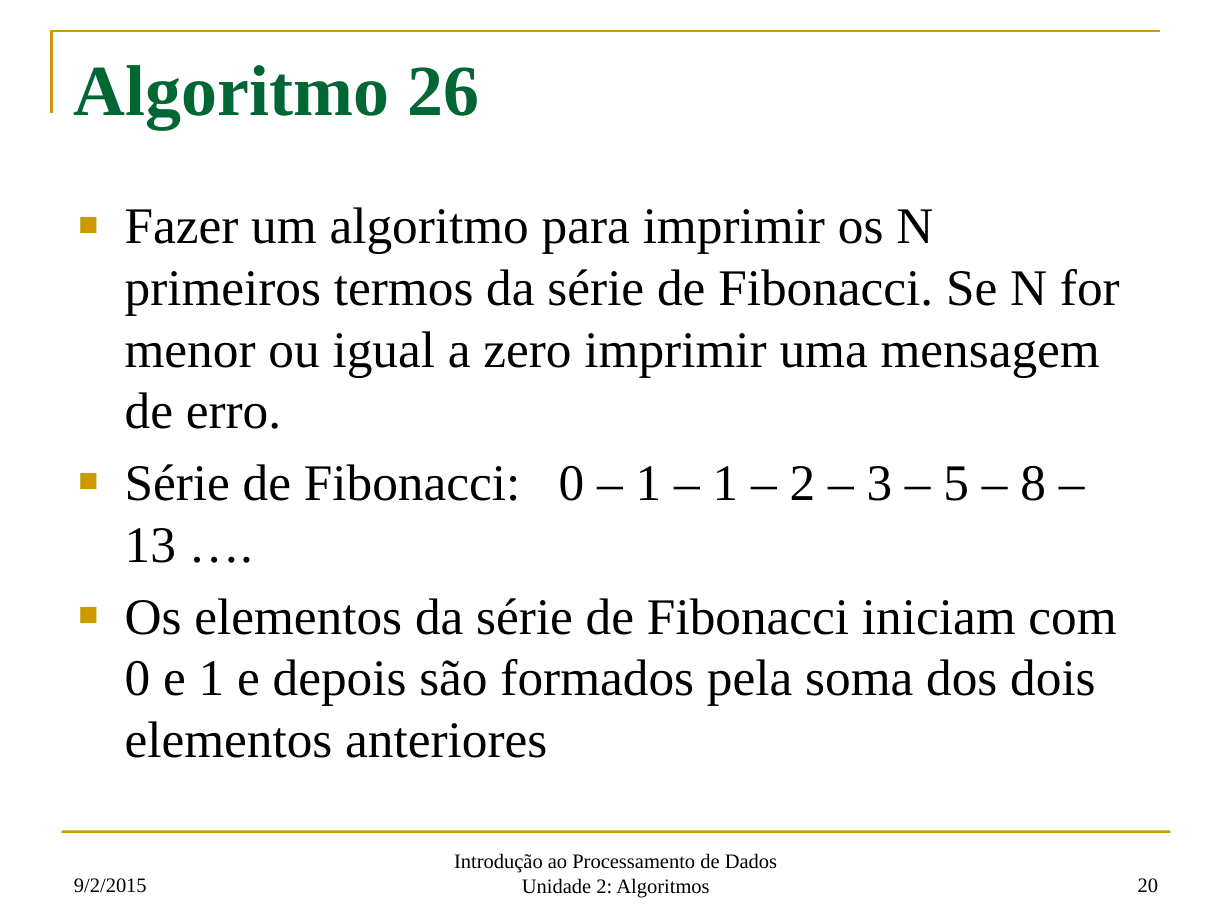
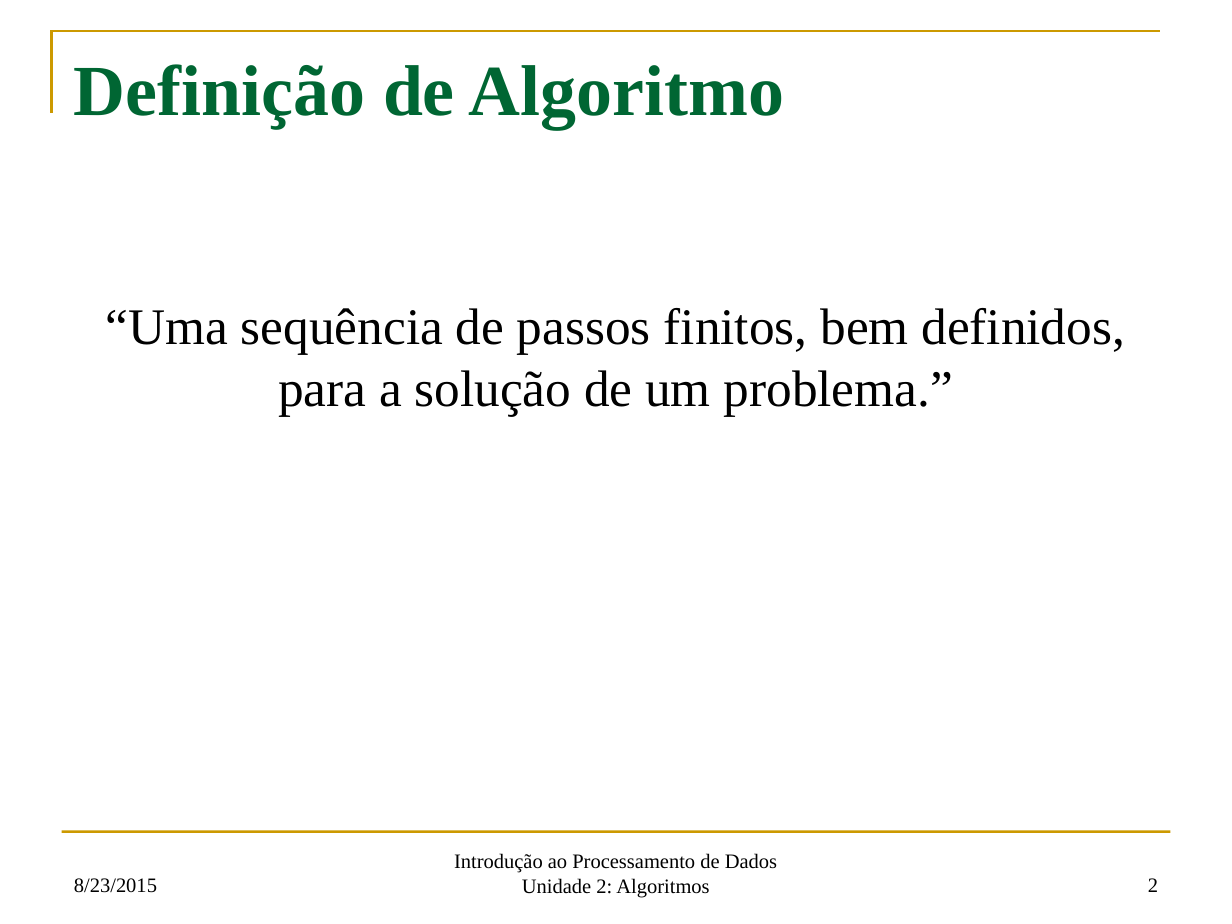
Before and after one commit to fsantanna-uerj/IPD, a slide deck: slide 2 of oficial/ipd-03.pptx (slide 20 before the commit). Drawn at 1232x924 pixels with LibreOffice and Linux fonts; fonts in the diff are those of the drawing. Boxes give left, top, right and bottom in pixels: in the first picture for what was removed or moved away, otherwise in the second. Text is boxed around its words. In the diff, an @@ line names an element or a change of style, - is before the commit and + after.

```diff
--- a/oficial/ipd-03.pptx
+++ b/oficial/ipd-03.pptx
@@ title at bbox=[74, 64, 784, 129]: text changed @@
-Algoritmo 26
+Definição de Algoritmo
@@ text removed at bbox=[125, 207, 1120, 758] @@
-■ Fazer um algoritmo para imprimir os N primeiros termos da série de Fibonacci. Se N for menor ou igual a zero imprimir uma mensagem de erro.
-■ Série de Fibonacci: 0 – 1 – 1 – 2 – 3 – 5 – 8 – 13 ….
-■ Os elementos da série de Fibonacci iniciam com 0 e 1 e depois são formados pela soma dos dois elementos anteriores
@@ text added at bbox=[106, 308, 1125, 417], 30 pt, text #000000 @@
+“Uma sequência de passos finitos, bem definidos, para a solução de um problema.”
@@ text at bbox=[74, 878, 157, 893]: text changed @@
-9/2/2015
+8/23/2015
@@ page number at bbox=[1148, 878, 1158, 892]: text changed @@
-20
+2
```
Also in this commit, not shown: 9 other slides changed, 12 slides added, 11 slides removed, 5 other files.
